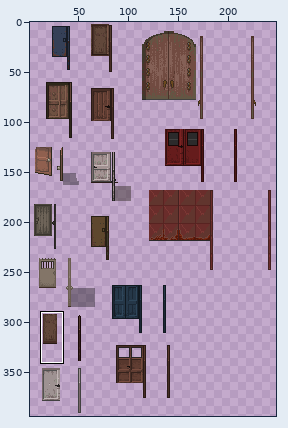
A sprite sheet gets an edit: asset/images/building/door.png. Above, an overview of the earlier version with the close-up marked.
Close-up. The starting point:
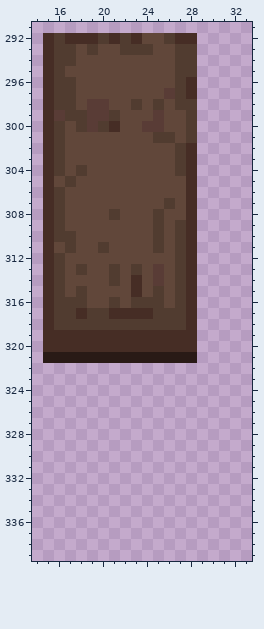
The file is 249x394 pixels. Colours within 5 levels of each other are drawn and written as one. Shown: x 14..33, y 291..339. The wide view leaves out empty margins. The commit also changed other parts of the picture, which this record leaves out.
Once edited:
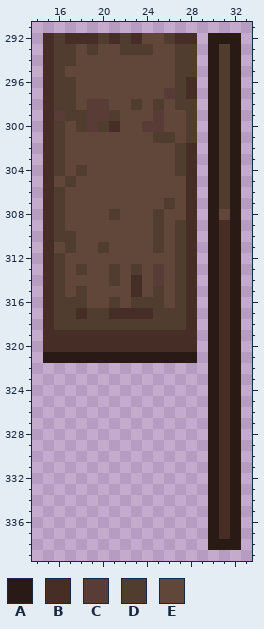
Palette (. is transparent): A #291a16  B #462d25  C #593c36  D #513c30  E #61473a
The edit:
@@ x 28..33 @@
 291 ......
-292 B.....
-293 D.....
-294 D.....
-295 D.....
-296 B.....
-297 B.....
-298 D.....
-299 D.....
-300 D.....
-301 D.....
-302 B.....
-303 B.....
-304 B.....
-305 B.....
-306 B.....
-307 B.....
-308 B.....
-309 B.....
-310 B.....
-311 B.....
-312 B.....
-313 B.....
-314 B.....
-315 B.....
-316 B.....
-317 B.....
-318 B.....
-319 B.....
-320 B.....
-321 A.....
-322 ......
-323 ......
-324 ......
-325 ......
-326 ......
-327 ......
-328 ......
-329 ......
-330 ......
-331 ......
-332 ......
-333 ......
-334 ......
-335 ......
-336 ......
-337 ......
-338 ......
+292 B.AAA.
+293 D.ADA.
+294 D.ADA.
+295 D.ADA.
+296 B.ADA.
+297 B.ADA.
+298 D.ADA.
+299 D.ADA.
+300 D.ADA.
+301 D.ADA.
+302 B.ADA.
+303 B.ADA.
+304 B.ADA.
+305 B.ADA.
+306 B.ADA.
+307 B.ADA.
+308 B.AEA.
+309 B.ABA.
+310 B.ABA.
+311 B.ABA.
+312 B.ABA.
+313 B.ABA.
+314 B.ABA.
+315 B.ABA.
+316 B.ABA.
+317 B.ABA.
+318 B.ABA.
+319 B.ABA.
+320 B.ABA.
+321 A.ABA.
+322 ..ABA.
+323 ..ABA.
+324 ..ABA.
+325 ..ABA.
+326 ..ABA.
+327 ..ABA.
+328 ..ABA.
+329 ..ABA.
+330 ..ABA.
+331 ..ABA.
+332 ..ABA.
+333 ..ABA.
+334 ..ABA.
+335 ..ABA.
+336 ..ABA.
+337 ..ABA.
+338 ..AAA.
 339 ......
Changed places in both close-ups, as pixel boxes (x1, y1, x2, y2):
added: (208, 33, 241, 550)
